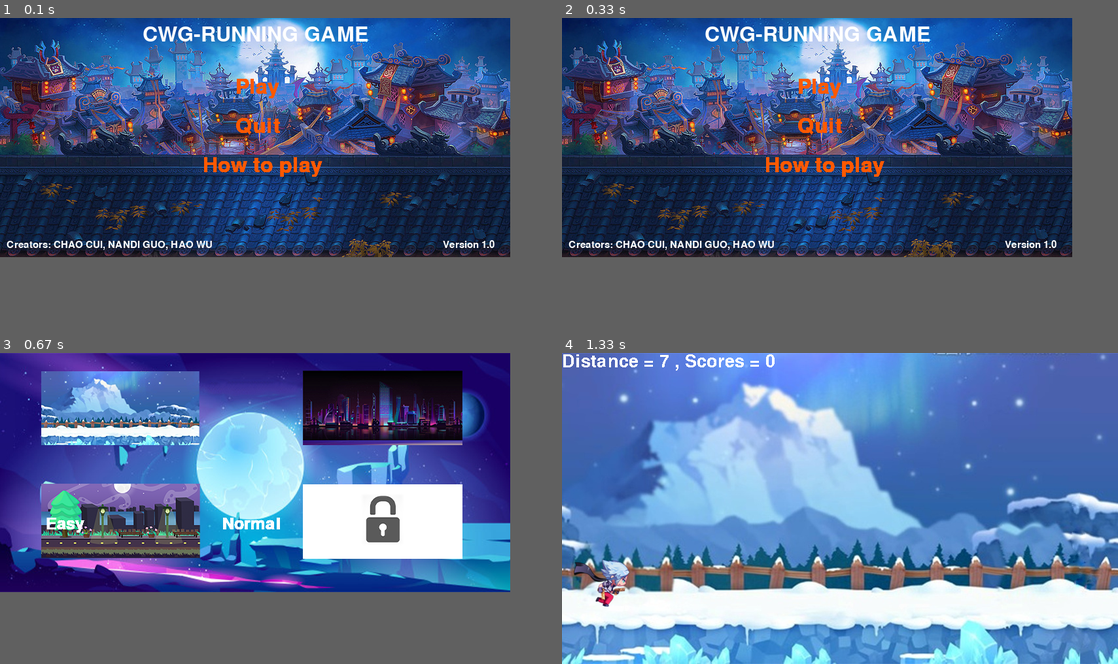
Above: before the commit, frames 1-4 (two rows, left to right).
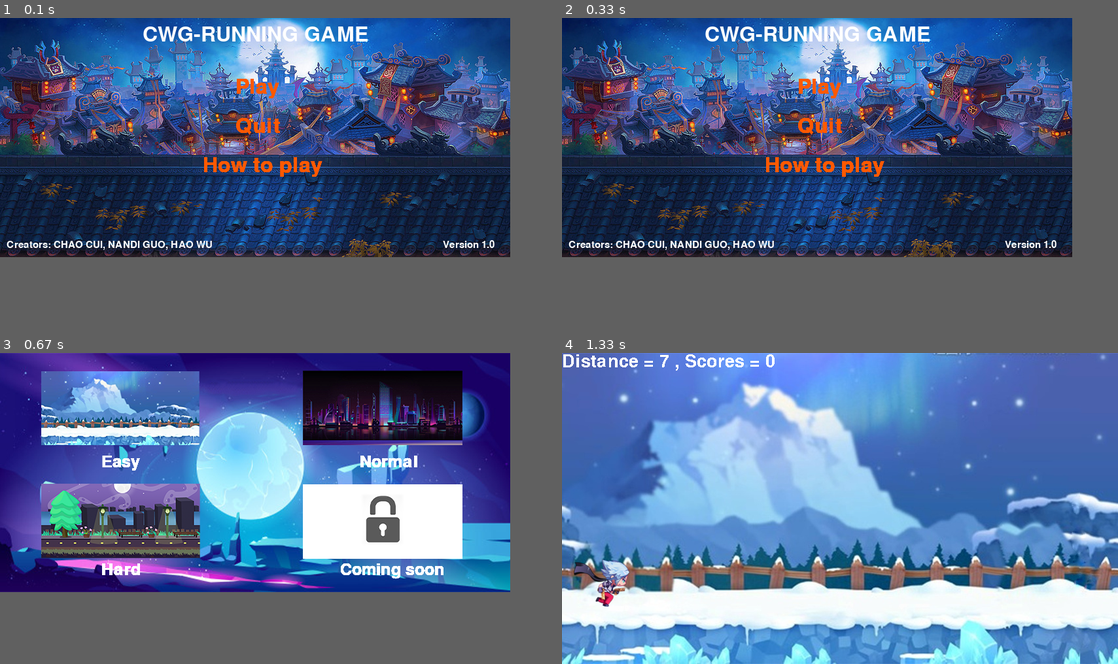
Above: after the commit, the same moments.

Repository: DFVC9914/COMP4008_Pygame_Project
Game: pygame game, started from Start_Screen.py
Same seed, same stepped clock (60 frames per second), same inputs: the game is played once before the commit and once after it.
Inputs (mouse positions are in pixels of both pictures, inside the frame that each line leads up to):
- Up to frame 1 (0.1 s): no input
- Up to frame 2 (0.33 s): no input
- Up to frame 3 (0.67 s): click "Play" at 0.38 s
- Up to frame 4 (1.33 s): click (951, 570) at 0.72 s, where only the run after the commit has a clickable "Coming soon"; click "Easy" at 1.05 s

Frames 1-2 are identical in both runs. In frame 3, 1.3% of the frame differs, in the area x 8-80%, y 32-73%; in frame 4, nothing differs.

Commit message:
Update Game_Modes.py

Diff:
--- a/Game_Modes.py
+++ b/Game_Modes.py
@@ -46,27 +46,32 @@
 
 def Modes_Screen():
 
-    b1x,b1y=70,250
-    b2x,b2y=340,250
-    b3x,b3y=620,250
+    b1x,b1y=155,155
+    b2x,b2y=550,155
+    b3x,b3y=155,320
+    b4x,b4y=520,320
+
 
     screen.blit(background, (0,0))
     pygame.mixer.music.load('Sounds/Button_Click.mp3')
-    Easy,Normal,Hard='Easy','Normal','Hard'
+    Easy,Normal,Hard,Ultimate = 'Easy','Normal','Hard','Coming soon'
     play_button = Button(Easy, White, b1x, b1y)
     play2_button = Button(Normal, White, b2x, b2y)
     play3_button = Button(Hard, White, b3x, b3y)
+    play4_button = Button(Ultimate, White, b4x, b4y)
 
     play_button.display()
     play2_button.display()
     play3_button.display()
+    play4_button.display()
     pygame.display.update()
 
     while True:
 
         if not (play_button.check_click(pygame.mouse.get_pos()) or \
-                play2_button.check_click(pygame.mouse.get_pos() or \
-                play3_button.check_click(pygame.mouse.get_pos()))):
+                play2_button.check_click(pygame.mouse.get_pos()) or \
+                play3_button.check_click(pygame.mouse.get_pos()) or \
+                play4_button.check_click(pygame.mouse.get_pos())):
             pygame.mixer.music.play()
 
         if play_button.check_click(pygame.mouse.get_pos()):
@@ -84,9 +89,15 @@
         else:
             play3_button = Button(Hard, White, b3x, b3y)
 
+        if play4_button.check_click(pygame.mouse.get_pos()):
+            play4_button = Button(Ultimate, Blue, b4x, b4y)
+        else:
+            play4_button = Button(Ultimate, White, b4x, b4y)
+
         play_button.display()
         play2_button.display()
         play3_button.display()
+        play4_button.display()
         pygame.display.update()
 
         for event in pygame.event.get():
@@ -116,4 +127,8 @@
                 pygame.quit()
                 os.quit
                 break
+
+            if play4_button.check_click(pygame.mouse.get_pos()):
+                pass
+
 Modes_Screen()
